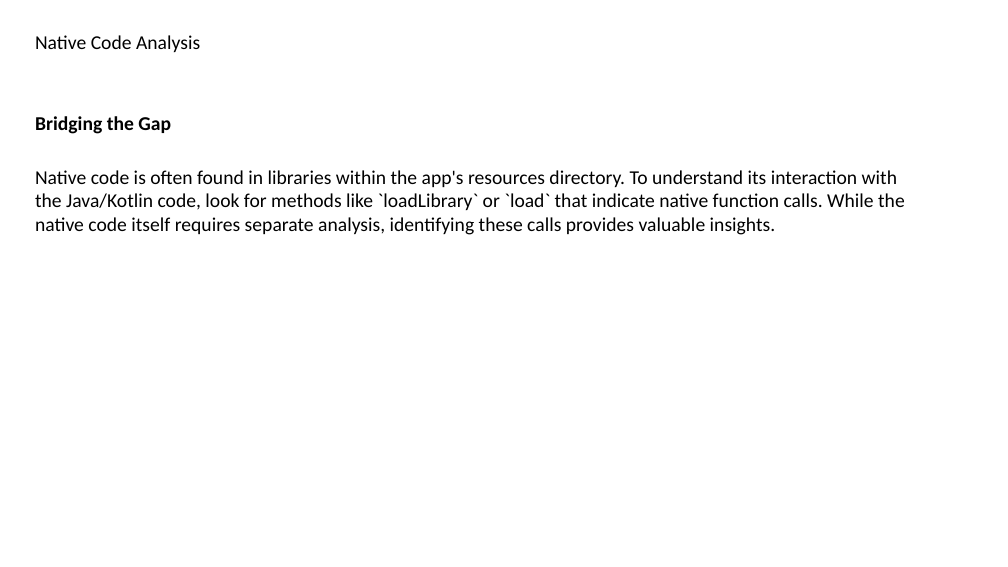
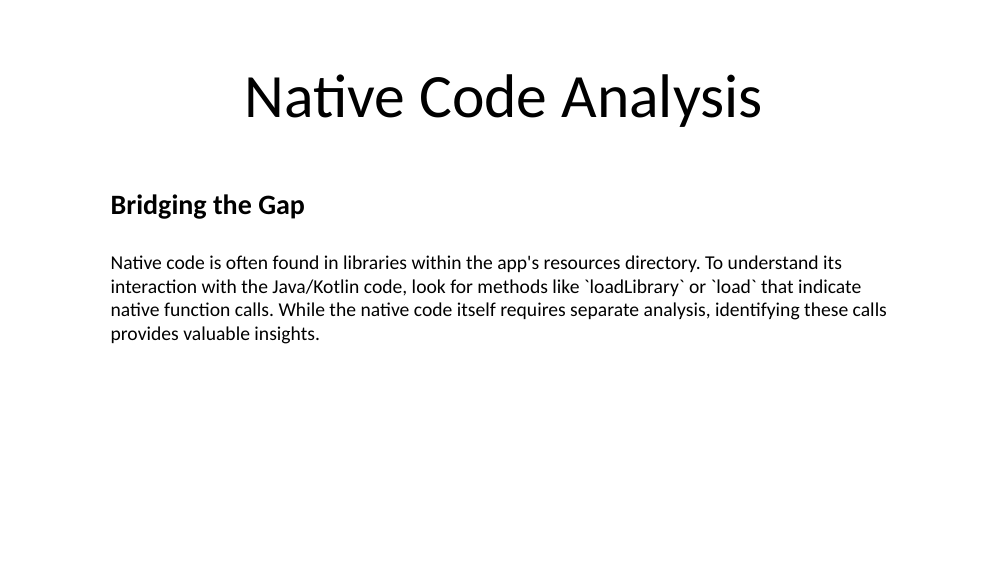
Before and after one commit to munirrudy-sg/Boring-Slide-Eradicator-inator, a slide deck: slide 12 of presentation.pptx. Drawn at 1008x567 pixels with LibreOffice and Linux fonts; fonts in the diff are those of the drawing. Boxes give left, top, right and bottom in pixels: in the first picture for what was removed or moved away, otherwise in the second. Text is boxed around its words. In the diff, an @@ line names an element or a change of style, - is before the commit and + after.

```diff
--- a/presentation.pptx
+++ b/presentation.pptx
@@ title "Native Code Analysis": place and size @@
-title "Native Code Analysis" at bbox=[35, 35, 200, 52]
+title "Native Code Analysis" at bbox=[245, 74, 762, 127]
@@ title "Native Code Analysis" at bbox=[245, 74, 762, 127]: size 14 to 44 pt; alignment left to centre; vertical alignment top to middle @@
@@ text "Bridging the Gap": place and size @@
-text "Bridging the Gap" at bbox=[35, 116, 905, 235]
+text "Bridging the Gap" at bbox=[111, 194, 887, 344]
@@ text at bbox=[111, 194, 305, 219]: size 14 to 20 pt in "Bridging the Gap" @@
```
Also in this commit, not shown: 13 other slides changed, 1 slide added, 1 slide removed, 3 other files.
